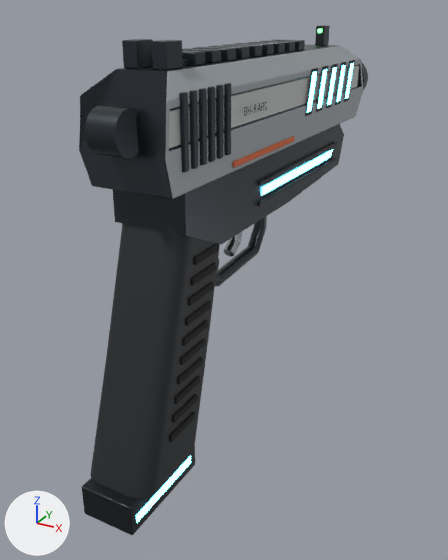
An edit to the glTF model assets/handgun.glb, drawn before and after from the same camera.
Both versions are drawn from a 50 mm camera at (0.13, -0.241, 0.063) aimed at (-0.01, 0.013, -0.064). The lights are fixed; the arrows at lower left show +X, +Y and +Z. The older version comes first. Vertices at exactly the same position are counted once.

Objects in the first picture: 'handgun_body', 'handgun_detail', 'handgun_glow', 'handgun_grip', 'handgun_pipes'.
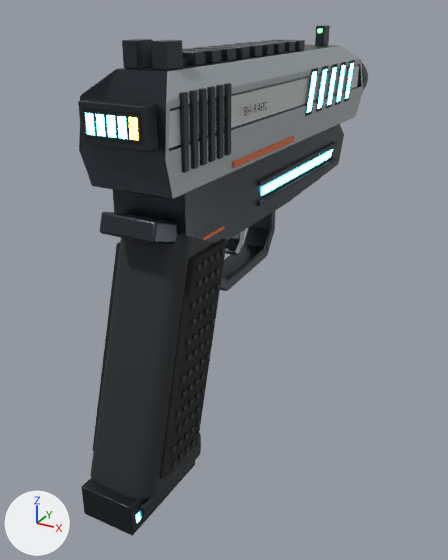
Changed parts and their boxes [x1, y1, x2, y2] in the pictures (448 x 560 px; the box of a moved part takes in the faces that stretch with it):
'handgun_detail', reshaped
    before: [82, 25, 338, 535]
    after: [78, 25, 338, 536]
'handgun_guard', added
    after: [92, 211, 275, 518]
    faces in mat_bh_rubber (black #151617): [92, 239, 227, 479]
    faces in mat_bh_gunmetal (dark grey #41474d): [100, 211, 275, 518]
    faces in mat_bh_steel (light grey #b9bdc1): [225, 230, 245, 256]
'handgun_glow', reshaped
    before: [136, 29, 355, 523]
    after: [83, 29, 355, 523]
'handgun_pipes', reshaped (mostly hidden)
    before: [85, 63, 368, 158]
    after: [362, 63, 368, 90]
part 1 of me_handgun_detail, moved or reshaped
    before: [193, 243, 219, 265]
    after: [203, 226, 224, 241]
part 2 of me_handgun_detail, deleted
    before: [215, 216, 267, 286]
part 3 of me_handgun_detail, deleted
    before: [224, 232, 242, 256]
part 4 of me_handgun_detail, built on
    after: [171, 248, 225, 467]
part 5 of me_handgun_detail, built on
    before: [180, 84, 226, 172]
    after: [78, 99, 227, 173]
part 6 of me_handgun_glow, added
    after: [83, 108, 142, 145]
part 7 of me_handgun_pipes, deleted
    before: [85, 105, 139, 158]

Edits to the bpy script that builds the scene:
```text
Add mat_bh_lightamber:
    mat_bh_lightamber = principled_material('BH_LightAmber')
    mat_bh_lightamber.base_color = (1.0, 1.0, 1.0)  # white #ffffff
    mat_bh_lightamber.roughness = 0.3
    mat_bh_lightamber.emission_color = (1.0, 0.352, 0.0116)  # orange #ffa01c
    mat_bh_lightamber.emission_strength = 9.0
Change me_handgun_detail:
    used by ob_handgun_detail; location = (0.0, 0.0, 0.0)
    remove me_handgun_detail.from_pydata(...)  # 3538 vertices, 6832 faces; spans x -0.019..0.019, y -0.1..0.112, z -0.124..0.054
    add me_handgun_detail.from_pydata(...)  # 8448 vertices, 16296 faces; spans x -0.019..0.019, y -0.1..0.112, z -0.124..0.054
    me_handgun_detail part 1: the loose piece of 56 vertices spanning x 0.015..0.017, y -0.057..-0.039, z -0.026..-0.022 is moved by (0.002, 0.002, 0.008), in mat_bh_accentorange (orange #dd5f1b)
    me_handgun_detail part 2: the loose piece of 106 vertices spanning x -0.003..0.003, y -0.027..0.037, z -0.055..-0.022 is deleted
    me_handgun_detail part 3: the loose piece of 80 vertices spanning x -0.003..0.003, y -0.001..0.012, z -0.045..-0.022 is deleted
    me_handgun_detail part 4: 4 vertices removed from x -0.013..0.013, y -0.047..-0.032, z -0.082..-0.034; 4484 vertices added at x -0.019..0.019, y -0.08..-0.031, z -0.103..-0.024
    me_handgun_detail part 5: 42 vertices removed from x -0.018..0.018, y -0.066..-0.033, z 0.012..0.038; 98 vertices added at x -0.017..0.017, y -0.079..-0.033, z 0.012..0.038
    other edits to the shape of me_handgun_detail do not show in these pictures
    remove me_handgun_detail.materials.append(mat_bh_steel)  # light grey #b9bdc1
    remove me_handgun_detail.materials.append(mat_bh_rubber)  # black #151617
Change me_handgun_glow:
    used by ob_handgun_glow; location = (0.0, 0.0, 0.0)
    remove me_handgun_glow.from_pydata(...)  # 2028 vertices, 2232 faces; spans x -0.019..0.019, y -0.097..0.164, z -0.12..0.052
    add me_handgun_glow.from_pydata(...)  # 2052 vertices, 2244 faces; spans x -0.019..0.019, y -0.097..0.164, z -0.12..0.052
    me_handgun_glow part 6: 24 vertices added at x -0.012..0.012, y -0.08, z 0.023..0.033
    add me_handgun_glow.materials.append(mat_bh_lightamber)  # white #ffffff, glowing orange #ffa01c
Change me_handgun_pipes:
    used by ob_handgun_pipes; location = (0.0, 0.0, 0.0)
    remove me_handgun_pipes.from_pydata(...)  # 154 vertices, 300 faces; spans x -0.013..0.013, y -0.086..0.162, z 0.009..0.034
    add me_handgun_pipes.from_pydata(...)  # 122 vertices, 240 faces; spans x -0.013..0.013, y 0.12..0.162, z 0.009..0.034
    me_handgun_pipes part 7: the loose piece of 32 vertices spanning x -0.006..0.006, y -0.086..-0.07, z 0.018..0.034 is deleted
Add me_handgun_guard:
    me_handgun_guard.from_pydata(...)  # 1180 vertices, 2276 faces; spans x -0.02..0.0179, y -0.0947..0.0389, z -0.119..-0.004
    # faces by material slot: [1508, 744, 24]
    me_handgun_guard.materials.append(mat_bh_gunmetal)  # dark grey #41474d
    me_handgun_guard.materials.append(mat_bh_steel)  # light grey #b9bdc1
    me_handgun_guard.materials.append(mat_bh_rubber)  # black #151617
Add ob_handgun_guard:
    ob_handgun_guard = bpy.data.objects.new('handgun_guard', me_handgun_guard)
    ob_handgun_guard.location = (0.0, 0.0, 0.0)
```
